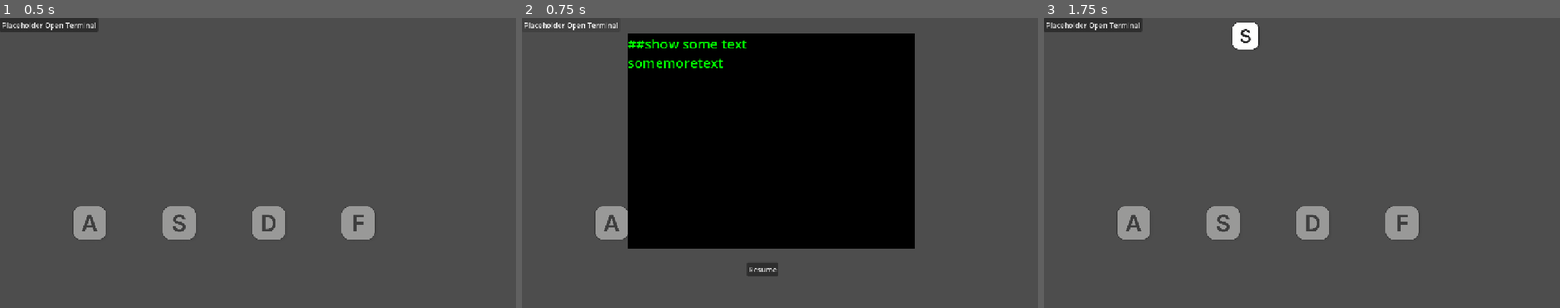
Above: before the commit, frames 1-3 (left to right).
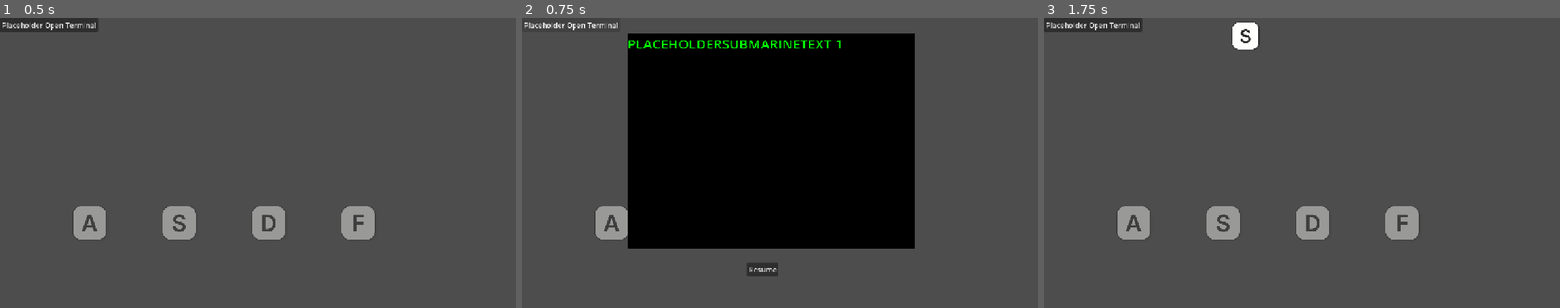
Above: after the commit, the same moments.

Repository: Game-Jam-Studio/Brackeys-Jam-2026.2
Game: Godot game, scene res://Levels/rhythmMinigame.tscn
Same seed, same stepped clock (60 frames per second), same inputs: the game is played once before the commit and once after it. This scene is started directly instead of the project's main scene.
Inputs:
- Up to frame 1 (0.5 s): no input
- Up to frame 2 (0.75 s): click "Placeholder Open Terminal" at 0.5 s
- Up to frame 3 (1.75 s): click "Resume" at 1.25 s

Frame 1 is identical in both runs. In frame 2, 0.9% of the frame differs, in the area x 20-62%, y 7-18%; in frame 3, nothing differs.

Commit message:
add narrative and narrative story progression handling

Diff:
--- a/brackeys-jam-2026.2/JonathanJunk/open_terminal_button.gd
+++ b/brackeys-jam-2026.2/JonathanJunk/open_terminal_button.gd
@@ -12,4 +12,4 @@
 
 
 func _on_pressed() -> void:
-	TerminalUI.launch_terminal("##show some text\nsomemoretext")
+	TerminalUI.show_next_text("SubmarineLevel")
--- a/brackeys-jam-2026.2/Levels/rhythmMinigame.tscn
+++ b/brackeys-jam-2026.2/Levels/rhythmMinigame.tscn
@@ -82,6 +82,7 @@
 limit_bottom = 648
 
 [node name="Example" type="CanvasLayer" parent="." unique_id=975054927]
+process_mode = 1
 
 [node name="Button" type="Button" parent="Example" unique_id=218730659]
 offset_right = 8.0
--- a/brackeys-jam-2026.2/Prefabs/UI/terminal_ui.tscn
+++ b/brackeys-jam-2026.2/Prefabs/UI/terminal_ui.tscn
@@ -6,6 +6,12 @@
 [node name="TerminalUI" type="Node" unique_id=1913051525]
 process_mode = 3
 script = ExtResource("1_iqysy")
+narrativeText = {
+"PressureLevel": ["PRESSURE 1", "PRESSURE 2"],
+"RhythmLevel": ["PLACEHOLDER RHYTHM text 1", "PLACEHOLDER RHYTHM text 2"],
+"SteamLevel": ["Steam1", "Steam2"],
+"SubmarineLevel": ["PLACEHOLDERSUBMARINETEXT 1", "PLACEHOLDERSUBMARINETEXT 2", "PLACEHOLDERSUBMARINETEXT 3", "PLACEHOLDERSUBMARINETEXT 4"]
+}
 
 [node name="CanvasLayer" type="CanvasLayer" parent="." unique_id=368976715]
 visible = false
--- a/brackeys-jam-2026.2/Scripts/Common/terminal_ui_manager.gd
+++ b/brackeys-jam-2026.2/Scripts/Common/terminal_ui_manager.gd
@@ -3,14 +3,33 @@
 # Framework that pauses player movement/input, mounts an overlay
 # (Minigame/Log/Terminal), and restores control on close.
 
+@export var narrativeText: Dictionary = {}
+
+var storyTrackerDictionary: Dictionary = {}
+
 # Called when the node enters the scene tree for the first time.
 func _ready() -> void:
 	pass
 
-
 # Called every frame. 'delta' is the elapsed time since the previous frame.
 func _process(delta: float) -> void:
 	pass
+
+# CurrKeys SubmarineLevel, RhythmLevel, PressureLevel, SteamLevel
+func show_next_text(levelKey: String) -> void:
+	if not storyTrackerDictionary.has(levelKey):
+		storyTrackerDictionary[levelKey] = 0
+	else:
+		storyTrackerDictionary[levelKey] += 1
+	if narrativeText.has(levelKey):
+		if len(narrativeText[levelKey]) > storyTrackerDictionary[levelKey]:
+			launch_terminal(narrativeText[levelKey][storyTrackerDictionary[levelKey]])
+		else:
+			push_warning("WARNING - Player has reached the end of our narrative text for " + levelKey)
+			launch_terminal("erro...dkj clic - ugh - groan*")
+	else:
+		push_error("ERROR - tried to launch narrative text that has no key in the narrative dictionary")
+		launch_terminal("This subsystem doesn't exist.")
 
 
 # Example usage of launchTerminal - TerminalUI.launch_terminal("show some text\nsomemoretext")
@@ -26,4 +45,5 @@
 
 # Resume button
 func _on_button_pressed() -> void:
+
 	close_terminal()
--- a/brackeys-jam-2026.2/Scripts/Rhythm/note_destination.gd
+++ b/brackeys-jam-2026.2/Scripts/Rhythm/note_destination.gd
@@ -17,10 +17,8 @@
 	if event is InputEventKey and event.pressed:
 		if event.keycode == key:
 			if $ValidArea2D.has_overlapping_areas():
-				print("overlapping a note")
 				var overlappingNotes = $ValidArea2D.get_overlapping_areas()
 				for note in overlappingNotes:
-					print("killing " + str(note))
 					note.get_parent().queue_free()
 				_flash_color(successColor)
 			else:
